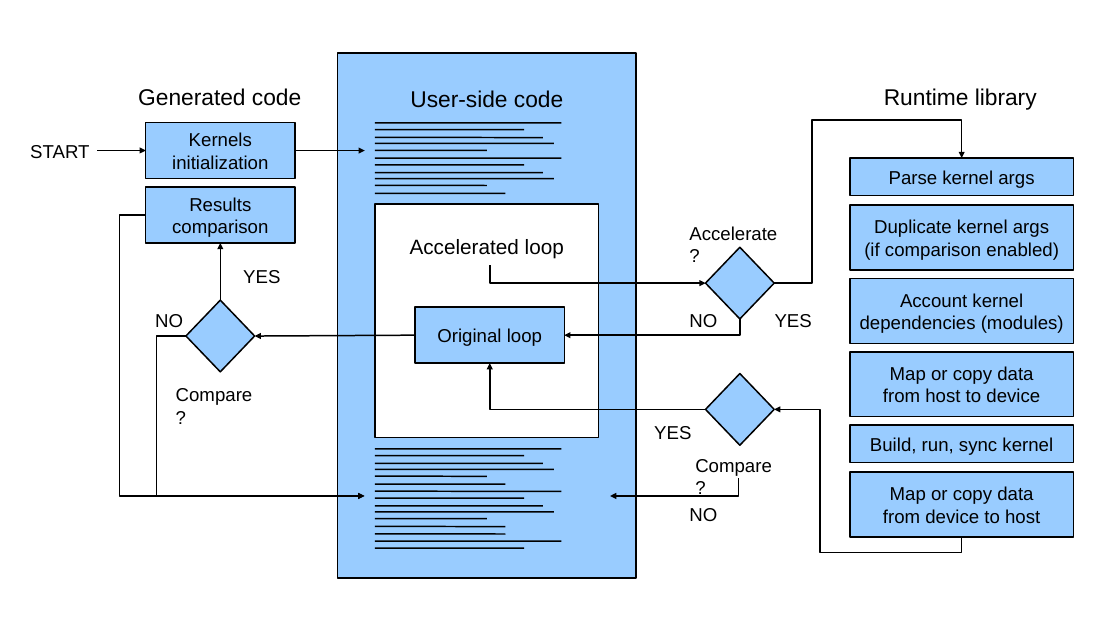
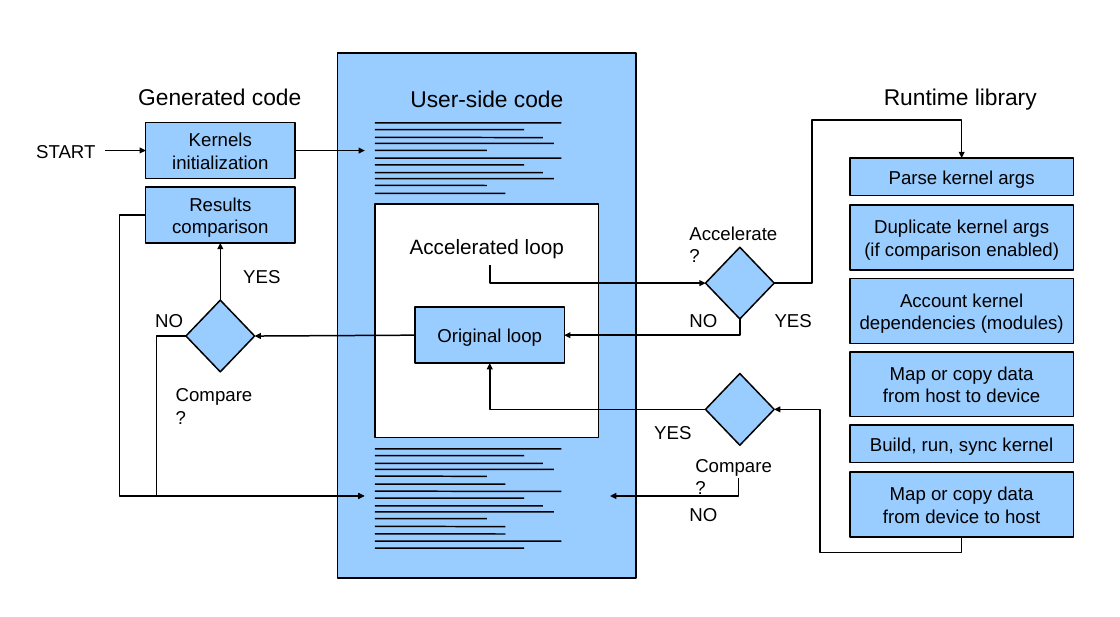
Before and after one commit to dmikushin/kernelgen, a slide deck: slide 1 of doc/claim/figures/execution.odp. Drawn at 1120x617 pixels with LibreOffice and Linux fonts; fonts in the diff are those of the drawing. Boxes give left, top, right and bottom in pixels: in the first picture for what was removed or moved away, otherwise in the second. Text is boxed around its words. In the diff, an @@ line names an element or a change of style, - is before the commit and + after.

Commit message:
Fixing issues in cosmo_gm11 slides

```diff
--- a/doc/claim/figures/execution.odp
+++ b/doc/claim/figures/execution.odp
@@ text "START": place and size @@
-text "START" at [30,145,89,159]
+text "START" at [36,145,95,159]
@@ elbow arrow moved from (97, 151) - (146, 151) to (105, 151) - (146, 151) @@
```
Also in this commit, not shown: 1 other file.
